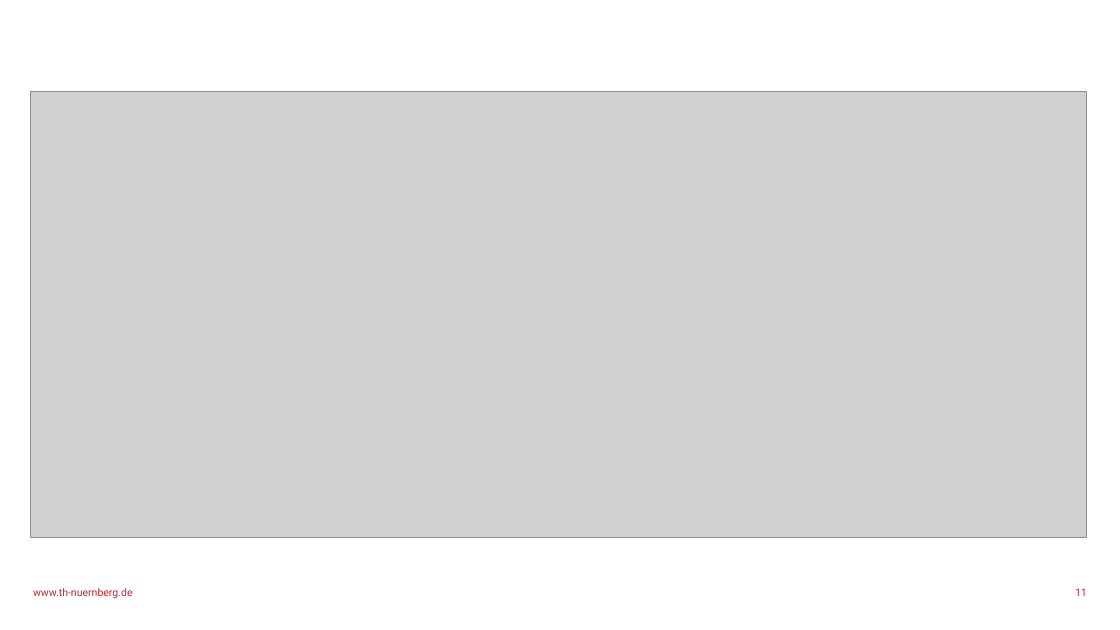
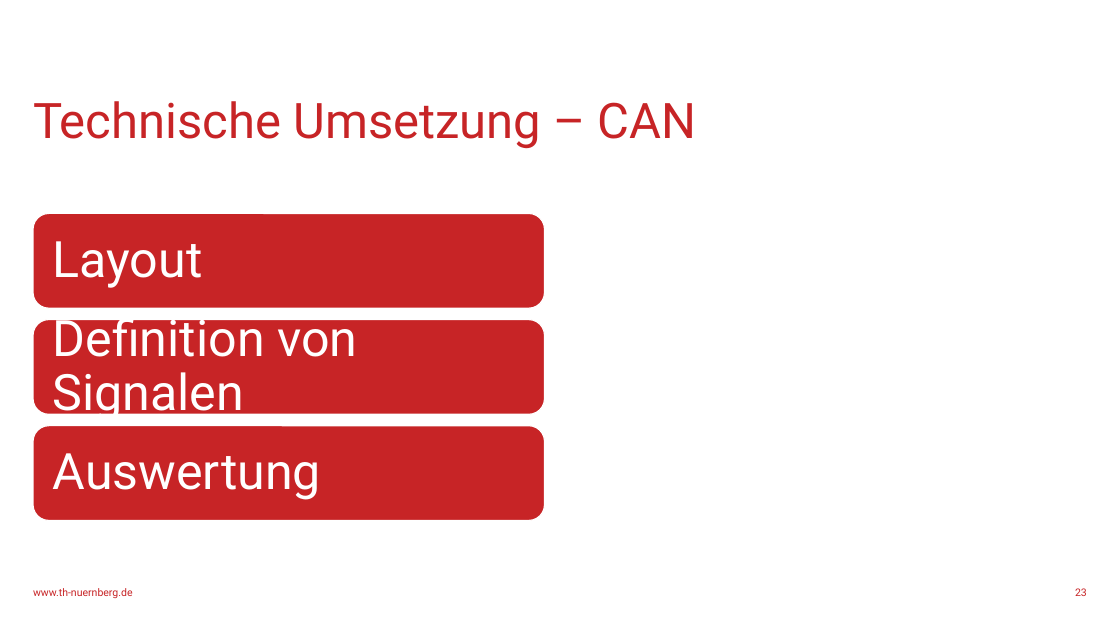
Before and after one commit to SebastianHampl18/Bachelorarbeit, a slide deck: slide 23 of Abschlussvortrag/Abschluss Sebastian Hampl.pptx (slide 11 before the commit). Drawn at 1120x630 pixels with LibreOffice and Linux fonts; fonts in the diff are those of the drawing; grey boxes stand for pictures; background and template pictures are left out. Boxes give left, top, right and bottom in pixels: in the first picture for what was removed or moved away, otherwise in the second. Text is boxed around its words. In the diff, an @@ line names an element or a change of style, - is before the commit and + after.

```diff
--- a/Abschlussvortrag/Abschluss Sebastian Hampl.pptx
+++ b/Abschlussvortrag/Abschluss Sebastian Hampl.pptx
@@ picture removed at bbox=[31, 92, 1087, 537] @@
@@ title added at bbox=[33, 101, 697, 149], 42 pt, text #C72426 @@
+Technische Umsetzung – CAN
@@ group added at bbox=[33, 213, 544, 521]: 3 rounded rectangles, 3 texts @@
+Layout
+Definition von Signalen
+Auswertung
@@ page number at bbox=[1075, 588, 1087, 596]: text changed @@
-11
+23
```
Also in this commit, not shown: 12 other slides changed, 22 slides added, 4 slides removed, 15 other files.
